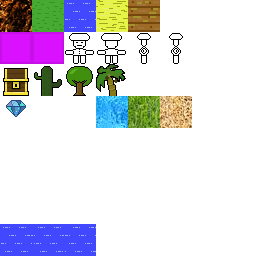
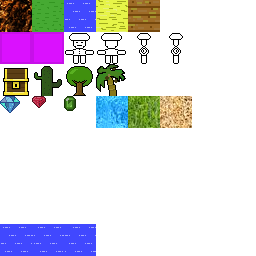
Before/after of a 256x256 layered artwork. What changed in the layer stack:
added layer "Pasted Layer #10" above "Pasted Layer #9" over [left=0, top=96, right=20, bottom=113]
added layer "Pasted Layer #12" above "Pasted Layer #11" over [left=32, top=96, right=46, bottom=108]
added layer "Pasted Layer #13" above "Layer #1" over [left=64, top=96, right=76, bottom=111]
painted on "Layer #1" over [left=6, top=100, right=26, bottom=117]
